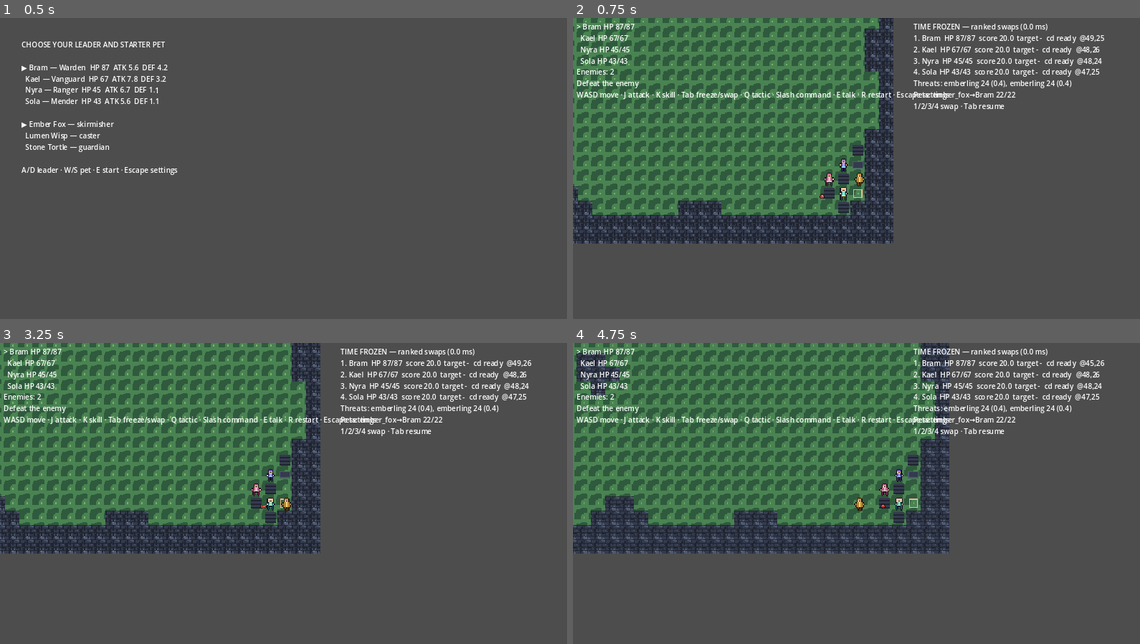
Above: before the commit, frames 1-4 (two rows, left to right).
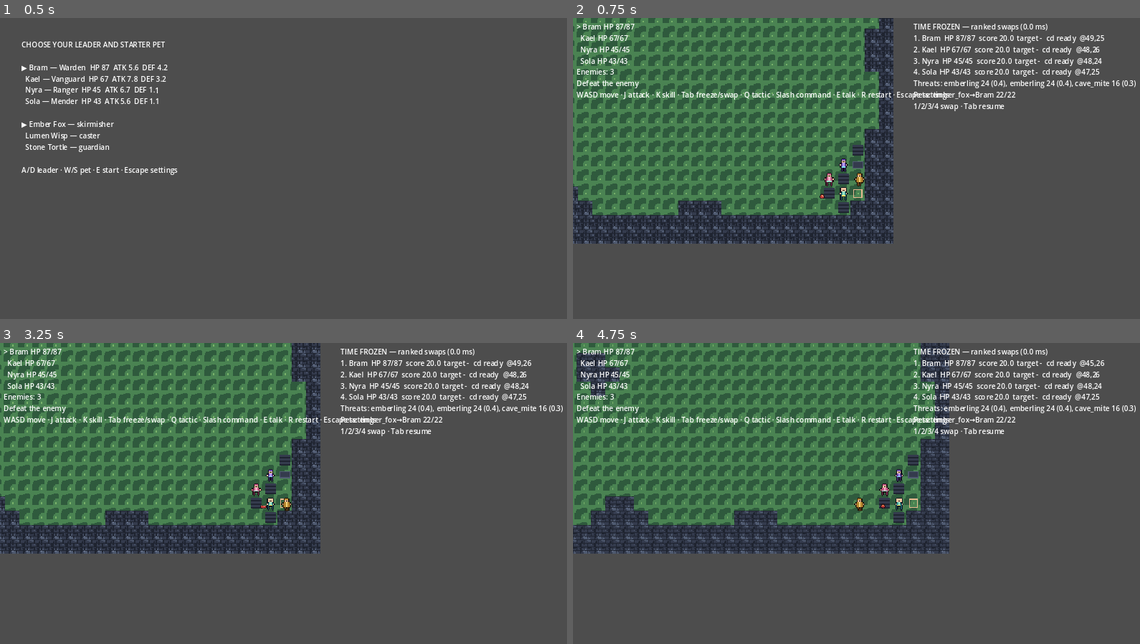
Above: after the commit, the same moments.

Repository: RechargedIdeas/assetfabric
Game: Godot game, scene res://scenes/boot.tscn
Same seed, same stepped clock (60 frames per second), same inputs: the game is played once before the commit and once after it.
Inputs (mouse positions are in pixels of both pictures, inside the frame that each line leads up to):
- Up to frame 1 (0.5 s): no input
- Up to frame 2 (0.75 s): tap Enter (ui_accept) at 0.5 s; move the mouse to (986, 162) at 0.52 s; hold D (move_right) from 0.53 s (still down); tap Tab (swap) at 0.6 s; click (986, 162) at 0.67 s
- Up to frame 3 (3.25 s): tap Enter (ui_accept) at 0.77, 1.25, 1.52, 3.02 s; move the mouse to (170, 520) at 1.27 s; release D (move_right) at 1.28 s; hold S (move_down) 1.28-2.03 s; tap J (attack) at 1.35 s; tap Tab (swap) at 1.55, 2.3, 3.05 s; move the mouse to (345, 433) at 2.02 s; hold D (move_right) 2.03-2.78 s; tap / (command) at 2.1 s; tap R (restart) at 2.75 s; move the mouse to (260, 568) at 2.77 s; hold W (move_up) from 2.78 s (still down); tap E (interact) at 2.85 s; click (260, 568) at 2.92 s
- Up to frame 4 (4.75 s): tap Enter (ui_accept) at 3.5, 3.77, 4.52 s; move the mouse to (1032, 553) at 3.52 s; release W (move_up) at 3.53 s; hold A (move_left) from 3.53 s (still down); tap Tab (swap) at 3.6, 4.55 s; move the mouse to (686, 457) at 4.27 s; tap 1 (swap_pick_1) at 4.35 s

Frame 1 is identical in both runs. In frame 2, 0.1% of the frame differs, in the area x 6-100%, y 17-24%; in frame 3, 0.1%; in frame 4, 0.1%.

Commit message:
P7 wip: world-fight Monte Carlo (forge/worldfights.py, bands C-98), slice fight contexts, balance worker inline encounters; field/ridge trash packs +1 cave mite

Diff:
--- a/games/game-zero/assets/generated/fabric_assets.json
+++ b/games/game-zero/assets/generated/fabric_assets.json
@@ -1071,7 +1071,7 @@
       "files": {
         "world.json": {
           "res": "res://data/generated/world.json",
-          "sha256": "83216482971d3396eb6f5725325fda5518cf7bf5dbc1afc951dab3cd10014788"
+          "sha256": "999f4985beedece4a0339b95fbebb90dfaefe788a3e4af1b0188c8c74fba0002"
         }
       },
       "kind": "world",
--- a/games/game-zero/data/generated/world.json
+++ b/games/game-zero/data/generated/world.json
@@ -160,6 +160,10 @@
       {
        "count": 2,
        "ref": "emberling"
+      },
+      {
+       "count": 1,
+       "ref": "cave_mite"
       }
      ]
     }
@@ -279,6 +283,10 @@
       {
        "count": 3,
        "ref": "emberling"
+      },
+      {
+       "count": 1,
+       "ref": "cave_mite"
       }
      ]
     },
--- a/games/game-zero/scenes/slice.gd
+++ b/games/game-zero/scenes/slice.gd
@@ -350,7 +350,23 @@
 	return true
 
 
+## P7 (0.7.15): the state a world fight starts from — party levels + pet, item/buff bonuses, every party member's HP
+## (carried between fights) and the tilemap — so `forge worldfights` can replay the same fight over many seeds.
+## Diagnostics only: nothing here feeds back into the run.
+func _fight_context() -> Dictionary:
+	var hp := {}
+	for e in sim.entities:
+		if e.team == 0:
+			hp[e.id] = maxi(0, e.hp)
+	var ctx := {"tilemap": str(area_def["tilemap"]), "party": ws.party_def(), "bonus": encounter.get("bonus", {}),
+		"hp": hp, "packs": []}
+	if _boss_built:
+		ctx["encounter"] = str(area_def["encounter"])
+	return ctx
+
+
 func _update_combat() -> void:
+	var engaged_packs := []
 	var near := false
 	var tension := false
 	var boss := false
@@ -366,13 +382,17 @@
 			near = true
 			if h.tier >= 3:
 				boss = true
+			engaged_packs.append(int(h.get_meta("pack", -1)))
 		elif d <= tr_range:
 			tension = true
 	if near:
 		_calm = 0
 		if not in_combat:
 			in_combat = true
-			_fight = {"area": ws.area, "start": ws.tick, "kills": 0, "boss": false, "swap": false}
+			_fight = {"area": ws.area, "start": ws.tick, "kills": 0, "boss": false, "swap": false, "ctx": _fight_context()}
+		for pk in engaged_packs:        # P7: which packs this fight pulled (world-fight Monte Carlo context)
+			if not _fight["ctx"]["packs"].has(pk):
+				_fight["ctx"]["packs"].append(pk)
 		if boss:
 			_fight["boss"] = true
 			if not _boss_engaged:
--- a/games/game-zero/tools/balance.gd
+++ b/games/game-zero/tools/balance.gd
@@ -22,8 +22,10 @@
 		push_error("balance: cannot read %s" % path)
 		get_tree().quit(2)
 		return
-	var base: Dictionary = Fabric.read_json("res://data/encounters/%s.json" % spec["encounter"])
-	var layout = Fabric.json_asset(base["tilemap"])
+	# P7 (0.7.15): an inline `encounter_def` (world packs have no encounter file) and per-job `patch` (hostiles,
+	# tilemap, party bonus) + `start_hp` (HP carried into the fight) let `forge worldfights` replay slice fights.
+	var base: Dictionary = spec["encounter_def"] if spec.has("encounter_def") else Fabric.read_json("res://data/encounters/%s.json" % spec["encounter"])
+	var layouts := {}
 	var trees: Dictionary = Fabric.read_json("res://data/ai/behaviour_trees.json")["trees"]
 	var t0 := Time.get_ticks_usec()
 	var cache := {}     # overrides signature -> [data, abilities]
@@ -35,6 +37,12 @@
 		var data: Dictionary = cache[sig][0]
 		var abilities: Dictionary = cache[sig][1]
 		var enc := base.duplicate(true)
+		var patch: Dictionary = job.get("patch", {})
+		for k in patch:
+			enc[k] = patch[k]
+		if not layouts.has(enc["tilemap"]):
+			layouts[enc["tilemap"]] = Fabric.json_asset(enc["tilemap"])
+		var layout = layouts[enc["tilemap"]]
 		enc["seed"] = int(job["seed"])
 		enc["variance"] = float(spec.get("variance", 0.1))
 		enc["crit"] = float(spec.get("crit", 0.1))
@@ -45,9 +53,13 @@
 			var segs := str(p["path"]).split(".")
 			if segs[0] == "sim":
 				sim.set(segs[1], float(p["value"]))
+		var start_hp: Dictionary = job.get("start_hp", {})
+		for e in sim.entities:
+			if e.team == 0 and start_hp.has(e.id):     # downed members got up at REVIVE_FRAC in the slice (F6-5)
+				e.hp = clampi(int(start_hp[e.id]), 1, e.max_hp)
 		var brain = Brain.new(trees)
 		sim.brain_override = brain.tick
-		var limit := int(base.get("tick_limit", 18000))
+		var limit := int(enc.get("tick_limit", 18000))
 		var outcome := "running"
 		while true:
 			sim.step({})
@@ -62,7 +74,10 @@
 				break
 		var boss_phase := 0
 		var deaths := []     # F6 diagnostics: party death order [id, tick]
+		var engage := -1     # P7: first landed hit (either side) — clear time is measured from here
 		for ev in sim.events:
+			if engage < 0 and ev["type"] == "hit":
+				engage = int(ev["tick"])
 			if ev["type"] == "defeated" and int(ev.get("target_team", 1)) == 0:
 				deaths.append([ev["target"], int(ev["tick"])])
 		var party_hp := 0
@@ -74,7 +89,7 @@
 				party_hp += e.hp
 				party_max += e.max_hp
 		print("BALANCE_RESULT " + JSON.stringify({"id": job["id"], "seed": job["seed"], "outcome": outcome, "ticks": sim.tick,
-			"boss_phase": boss_phase, "leader_alive": sim.leader() != null and sim.leader().is_leader, "summons": sim.summons, "party_hp_ratio": snappedf(float(party_hp) / maxf(1.0, party_max), 0.001), "deaths": deaths}))
+			"boss_phase": boss_phase, "leader_alive": sim.leader() != null and sim.leader().is_leader, "summons": sim.summons, "party_hp_ratio": snappedf(float(party_hp) / maxf(1.0, party_max), 0.001), "deaths": deaths, "engage_tick": engage}))
 		n += 1
 	print("BALANCE_DONE %d %.1f" % [n, (Time.get_ticks_usec() - t0) / 1000.0])
 	get_tree().quit(0)
